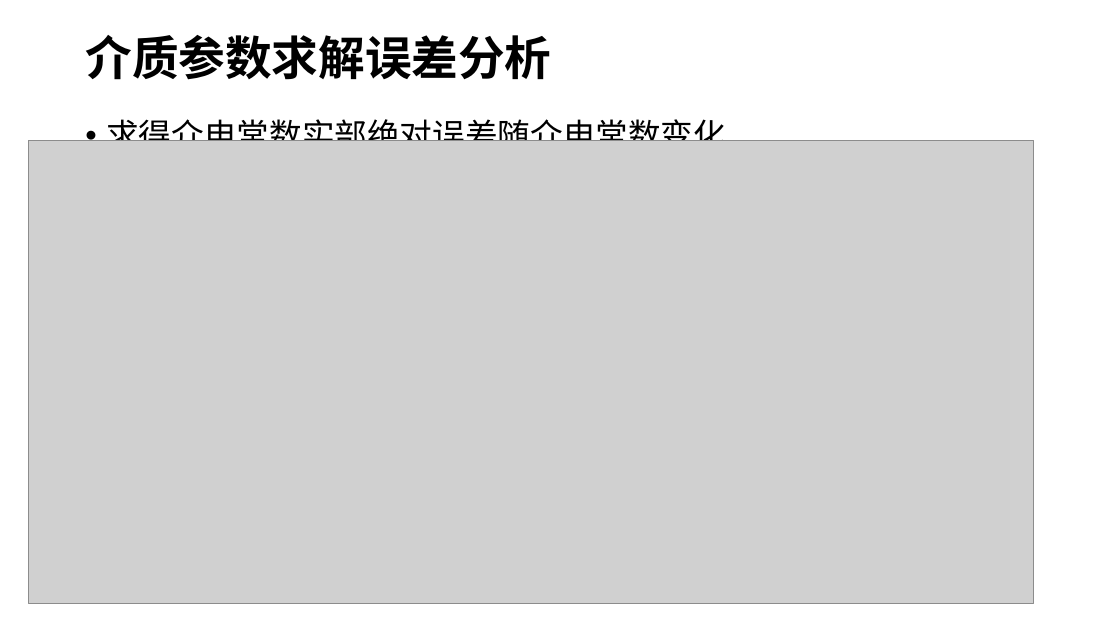
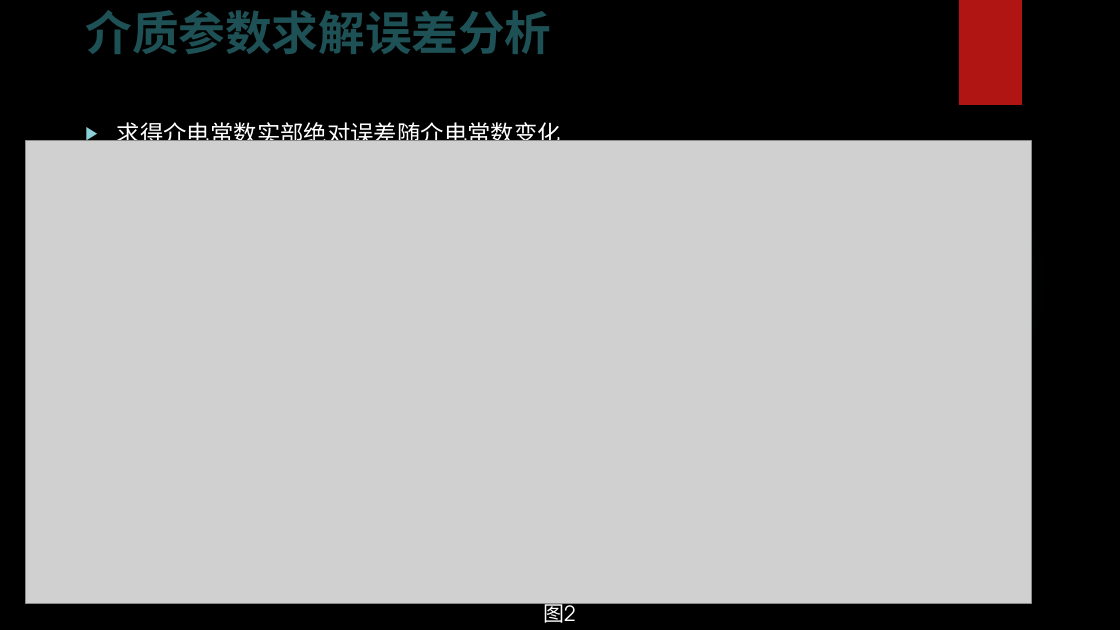
Before and after one commit to ddomax/presentation, a slide deck: slide 9 of 微波谐振腔.pptx. Drawn at 1120x630 pixels with LibreOffice and Linux fonts; fonts in the diff are those of the drawing; grey boxes stand for pictures; background and template pictures are left out. Boxes give left, top, right and bottom in pixels: in the first picture for what was removed or moved away, otherwise in the second. Text is boxed around its words. In the diff, an @@ line names an element or a change of style, - is before the commit and + after.

Commit message:
change the background

```diff
--- a/微波谐振腔.pptx
+++ b/微波谐振腔.pptx
@@ background #FFFFFF to picture (left out) @@
@@ title "介质参数求解误差分析" at [85,10,551,54]: text colour #000000 to #1E5155; line spacing 0.9 to 1; vertical alignment middle to top @@
@@ rectangle added at [959,0,1022,105], fill #B01513 @@
@@ text "求得介电常数实部绝对误差随介电常数变化" at [117,119,561,149]: size 28 to 20 pt, font Noto Sans CJK SC to TeX Gyre Adventor, text colour #000000 to #FFFFFF; bullet • to ▶; line spacing 0.9 to 1 @@
@@ ellipse added at [791,154,1049,413], fill gradient #50B9C1 @@
@@ text added at [543,600,576,626], 18 pt, text #FFFFFF @@
+图2
```
Also in this commit, not shown: 15 other slides changed, 1 slide added, 2 slides removed.
